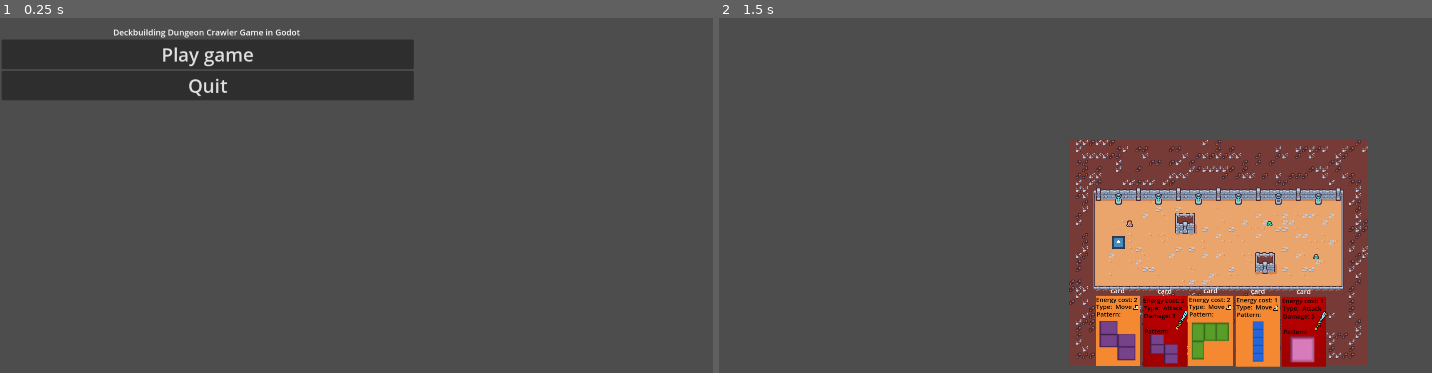
Above: before the commit, frames 1-2 (left to right).
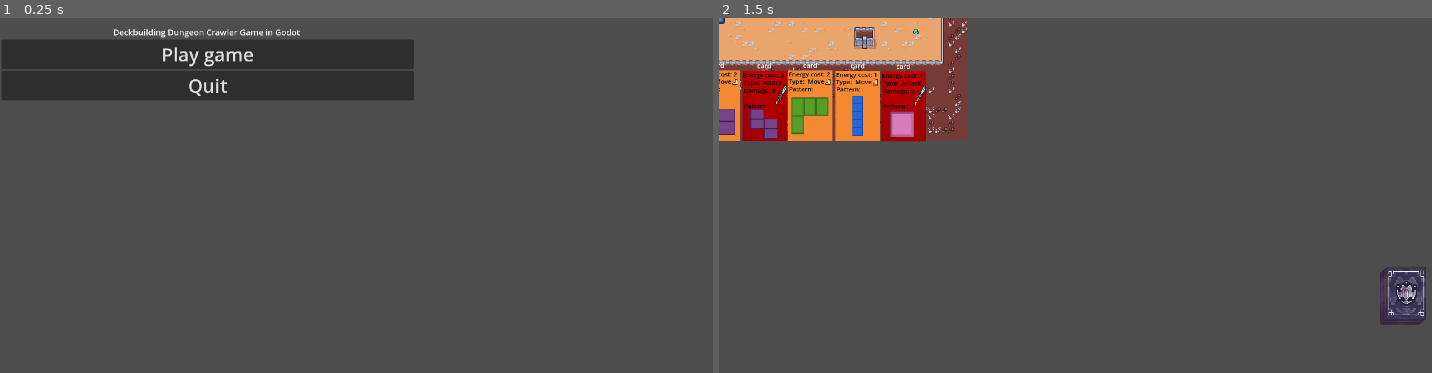
Above: after the commit, the same moments.

Repository: fazilhus/cool-guys-and-victor
Game: Godot game, scene res://scenes/start_scene.tscn
Same seed, same stepped clock (60 frames per second), same inputs: the game is played once before the commit and once after it. The engine's default icon, where the game draws it, is replaced by a stand-in: a white triangle on a blue panel in a dark square.
Inputs (mouse positions are in pixels of both pictures, inside the frame that each line leads up to):
- Up to frame 1 (0.25 s): no input
- Up to frame 2 (1.5 s): click "Play game" at 0.5 s; tap Enter at 1.25 s; move the mouse to (1325, 284) at 1.27 s; click (1325, 284) at 1.42 s

The runs differ from the first frame. In frame 1, 0.1% of the frame differs, in the area x 15-43%, y 3-22%; in frame 2, 39%, in the area x 0-100%, y 0-99%.
Error after the commit: Invalid call. Nonexistent function 'get_deck' in base 'Node2D (PlayableCharacter)'. (res://scripts/hand_container.gd:59)

Commit message:
created deck backend and connected hand/dack to gamemanager

Diff:
--- a/project.godot
+++ b/project.godot
@@ -31,3 +31,7 @@
 [dotnet]
 
 project/assembly_name="cool-guys-and-victor"
+
+[rendering]
+
+textures/canvas_textures/default_texture_filter=0
--- a/scenes/deck.tscn
+++ b/scenes/deck.tscn
@@ -8,10 +8,10 @@
 anchors_preset = 15
 anchor_right = 1.0
 anchor_bottom = 1.0
-offset_left = -14.0
-offset_top = -17.0
-offset_right = -14.0
-offset_bottom = -17.0
+offset_left = 2.0
+offset_top = 1.0
+offset_right = -1.0
+offset_bottom = -2.0
 grow_horizontal = 2
 grow_vertical = 2
 script = ExtResource("1_e5r3w")
@@ -19,7 +19,7 @@
 [node name="DeckVisual" type="Node" parent="."]
 
 [node name="DeckTransform" type="Node2D" parent="DeckVisual"]
-position = Vector2(1812, 950)
+position = Vector2(1773, 943)
 
 [node name="Sprite2D" type="Sprite2D" parent="DeckVisual/DeckTransform"]
 position = Vector2(-14, -17)
--- a/scenes/level0.tscn
+++ b/scenes/level0.tscn
@@ -9,6 +9,7 @@
 [ext_resource type="PackedScene" uid="uid://bj53kmucuydb0" path="res://scenes/card1.tscn" id="7_rxro4"]
 [ext_resource type="Script" path="res://scripts/card_1.gd" id="8_lo8m6"]
 [ext_resource type="PackedScene" uid="uid://dfugdgpqiq70j" path="res://scenes/card_5.tscn" id="9_mh5bd"]
+[ext_resource type="PackedScene" uid="uid://bivini5epag84" path="res://scenes/hand_ui.tscn" id="10_w7fod"]
 
 [sub_resource type="TileMapPattern" id="TileMapPattern_1mii8"]
 tile_data = PackedInt32Array(0, 262144, 0, 65536, 262144, 1, 131072, 589824, 4, 196608, 131072, 4, 1, 131072, 2, 65537, …(202 unchanged characters)…
@@ -424,5 +425,7 @@
 unique_name_in_owner = true
 position = Vector2(120, 248)
 
+[node name="HandUI" parent="." instance=ExtResource("10_w7fod")]
+
 [connection signal="gui_input" from="Deck" to="Deck" method="_on_gui_input"]
 [connection signal="gui_input" from="Deck/Card1" to="Deck/Card1" method="_on_gui_input"]
--- a/scenes/playable_character.tscn
+++ b/scenes/playable_character.tscn
@@ -9,6 +9,7 @@
 char_data = ExtResource("2_qwghn")
 
 [node name="Camera2D" type="Camera2D" parent="."]
+position = Vector2(962, 542)
 
 [node name="Sprite2D" type="Sprite2D" parent="."]
 scale = Vector2(0.25, 0.25)
--- a/scenes/temp_card.tscn
+++ b/scenes/temp_card.tscn
@@ -175,7 +175,7 @@
 text = "8"
 label_settings = SubResource("LabelSettings_mrtxw")
 
-[node name="RichTextLabel" type="RichTextLabel" parent="Sprite2D/CardHeader"]
+[node name="CardName" type="RichTextLabel" parent="Sprite2D/CardHeader"]
 offset_left = -27.1199
 offset_top = -7.00498
 offset_right = 46.8801
@@ -192,7 +192,7 @@
 region_enabled = true
 region_rect = Rect2(220, 473, 100, 128)
 
-[node name="RichTextLabel" type="RichTextLabel" parent="Sprite2D/CardDescSprite"]
+[node name="CardDescription" type="RichTextLabel" parent="Sprite2D/CardDescSprite"]
 offset_left = -44.0
 offset_top = 21.0
 offset_right = 44.0
--- a/scripts/deck.gd
+++ b/scripts/deck.gd
@@ -9,7 +9,7 @@
 func _ready() -> void:
 	pass # Replace with function body.
 
-func discard(to_be_discarded: Array[Card]) -> void:
+func discard(to_be_discarded: Array[Node]) -> void:
 	for card in to_be_discarded:
 		discarded.add_child(card)
 
--- a/scripts/game_manager.gd
+++ b/scripts/game_manager.gd
@@ -53,6 +53,8 @@
 			Util.turn_phase_to_str(current_turn_phase))
 		return
 
+	#Fill card hand from deck
+
 	current_turn_phase = Enum.TurnPhase.Player
 	turn_phase_player.emit()
 
@@ -62,6 +64,8 @@
 			"[ERROR] trying to end turn phase Player out of order: ",
 			Util.turn_phase_to_str(current_turn_phase))
 		return
+
+	#Discard unused card
 
 	start_turn_phase_enemy()
 
--- a/scripts/hand_container.gd
+++ b/scripts/hand_container.gd
@@ -8,18 +8,30 @@
 const HAND_WIDTH = 160.0
 const HAND_HIGHT = 24.0
 const CARD_ROTATION = 10
+const HAND_SIZE = 5
 
 var highest_card_z
 
 const CARD = preload("res://scenes/temp_card.tscn")
 
+var deck : Deck
+
 func fill_hand()->void:
-	for _x in 5:
-		var card = CARD.instantiate()
+	var new_hand = deck.draw_cards(HAND_SIZE)
+	var i : int = 0
+	for card in new_hand:
 		add_child(card)
-		card.z_index = _x
-		highest_card_z = _x
+		card.z_index = i
+		highest_card_z = i
 		card.area_2d_mouse_entered.connect(highlight_card)
+		i += 1
+
+	# for _x in 5:
+	# 	var card = CARD.instantiate()
+	# 	add_child(card)
+	# 	card.z_index = _x
+	# 	highest_card_z = _x
+	# 	card.area_2d_mouse_entered.connect(highlight_card)
 
 func update_spread()->void:
 	var hand = get_children()
@@ -41,7 +53,11 @@
 # Called when the node enters the scene tree for the first time.
 func _ready() -> void:
 	#const card := preload("res://scenes/temp_card.")
-	fill_hand()
+	Main.turn_phase_start.connect(start_turn)
+	Main.turn_phase_start.connect(end_turn)
+
+	deck = Main.player_manager.player.get_deck()
+	#fill_hand()
 	update_spread()
 
 func get_top_card():
@@ -76,15 +92,15 @@
 			card.should_unhighlight_itself()
 
 
-func _unhandled_input(event: InputEvent) -> void:
-	if event.is_pressed() and event.button_mask == 1:
-		var card = CARD.instantiate()
-		highest_card_z += 1
-		card.z_index = highest_card_z
-		add_child(card)
-		update_spread()
-	if event == InputEventMouseMotion:
-		get_top_card()
+# func _unhandled_input(event: InputEvent) -> void:
+# 	if event.is_pressed() and event.button_mask == 1:
+# 		var card = CARD.instantiate()
+# 		highest_card_z += 1
+# 		card.z_index = highest_card_z
+# 		add_child(card)
+# 		update_spread()
+# 	if event == InputEventMouseMotion:
+# 		get_top_card()
 
 func highlight_card() -> void:
 	# for card: Card in get_children():
@@ -95,6 +111,18 @@
 	# 		card.should_highlight_itself()
 	pass
 
+func discard_hand()->void:
+	var current_hand = get_children()
+	deck.discard(get_children())
+	for card in current_hand:
+		card.queue_free()
 
-func _draw() -> void:
-	pass#draw_polyline(curve.get_baked_points(), Color.RED, 0.2)
+
+func start_turn()->void:
+	fill_hand()
+	update_spread()
+	pass
+
+func end_turn()->void:
+	discard_hand()
+	pass
--- a/scripts/player_manager.gd
+++ b/scripts/player_manager.gd
@@ -13,3 +13,6 @@
 	var spawn = game.map_manager.get_spawn_point()
 	add_child(player)
 	player.global_position = spawn.global_position
+
+func get_deck() -> Deck:
+	return null
Not shown: 1 places in scenes/level0.tscn that only renumber resources
